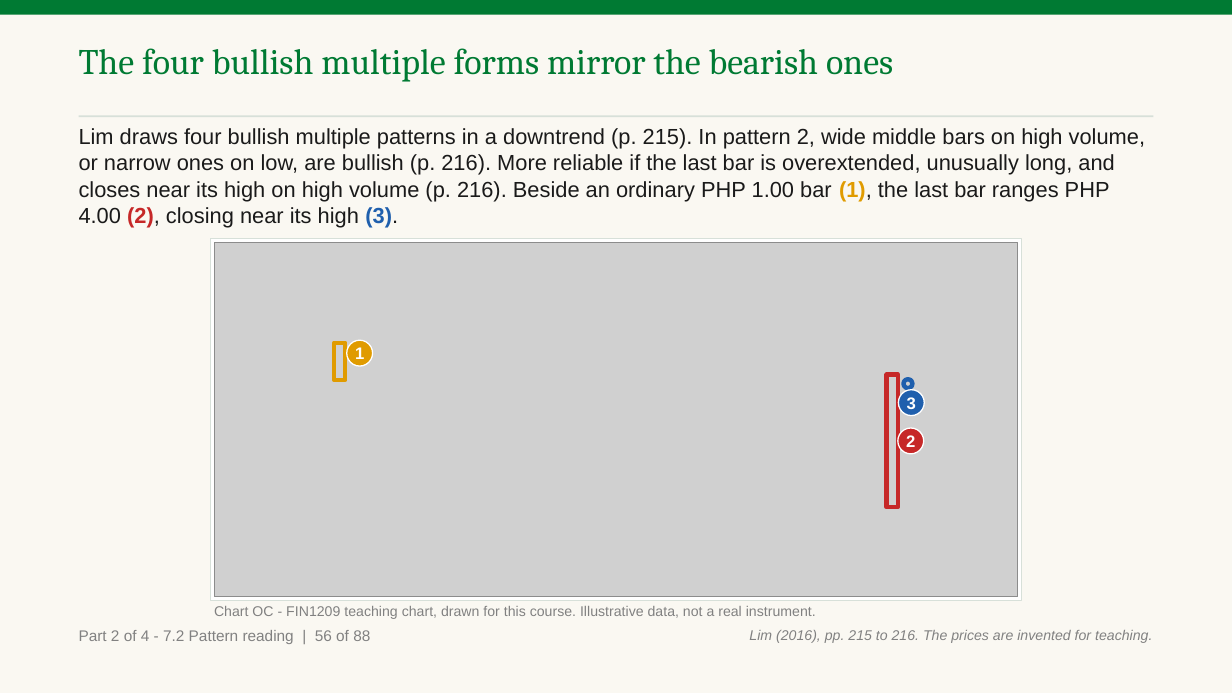
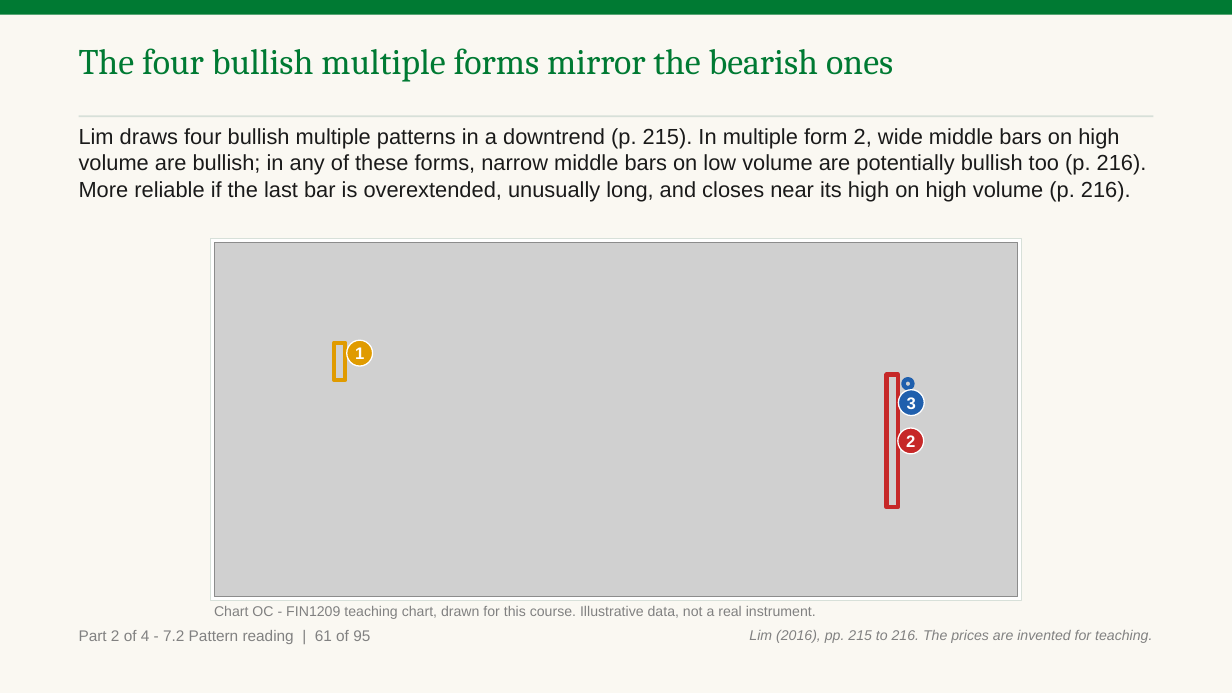
Before and after one commit to benjiesotelo-sudo/Telos_FIN1209, a slide deck: slide 109 of chapter-07/FIN1209-Chapter-07.pptx (slide 104 before the commit). Drawn at 1232x693 pixels with LibreOffice and Linux fonts; fonts in the diff are those of the drawing; grey boxes stand for pictures. Boxes give left, top, right and bottom in pixels: in the first picture for what was removed or moved away, otherwise in the second. Text is boxed around its words. In the diff, an @@ line names an element or a change of style, - is before the commit and + after.

Commit message:
Chapter 7: Parts 3 and 4 student-read fixes, held readings, Parts 1 and 2 findings (#54)
* Chapter 7 Parts 3 and 4: draw the trend before each reversal, add the Part 3 opener, fix Check 27 and the pin bar

* Chapter 7: apply the Parts 3 and 4 student-read findings, the held readings and the Parts 1 and 2 findings

Trend drawn before each reversal chart, Part 3 opener, one gap meaning (window or opening gap), key reversal and inside bar readings, form numbering, Check 27 and 29 rewritten, owner chart fingerprints regenerated (the p2 ones were already stale on main).

* Chapter 7: round 2 fixes from the strict read (Charts LW and N draw a rise, five one-sentence edits)

```diff
--- a/chapter-07/FIN1209-Chapter-07.pptx
+++ b/chapter-07/FIN1209-Chapter-07.pptx
@@ text at [79,128,1147,201]: text changed @@
-Lim draws four bullish multiple patterns in a downtrend (p. 215). In pattern 2, wide middle bars on high volume, or narrow ones on low, are bullish (p. 216). More reliable if the last bar is overextended, unusually long, and closes near its high on high volume (p. 216). Beside an ordinary PHP 1.00 bar (1), the last bar ranges PHP 4.00 (2), closing near its high (3).
+Lim draws four bullish multiple patterns in a downtrend (p. 215). In multiple form 2, wide middle bars on high volume are bullish; in any of these forms, narrow middle bars on low volume are potentially bullish too (p. 216). More reliable if the last bar is overextended, unusually long, and closes near its high on high volume (p. 216).
@@ text at [79,630,370,644]: text changed @@
-Part 2 of 4 - 7.2 Pattern reading | 56 of 88
+Part 2 of 4 - 7.2 Pattern reading | 61 of 95
```
Also in this commit, not shown: 193 other slides changed, 15 slides added, 4 other files.
